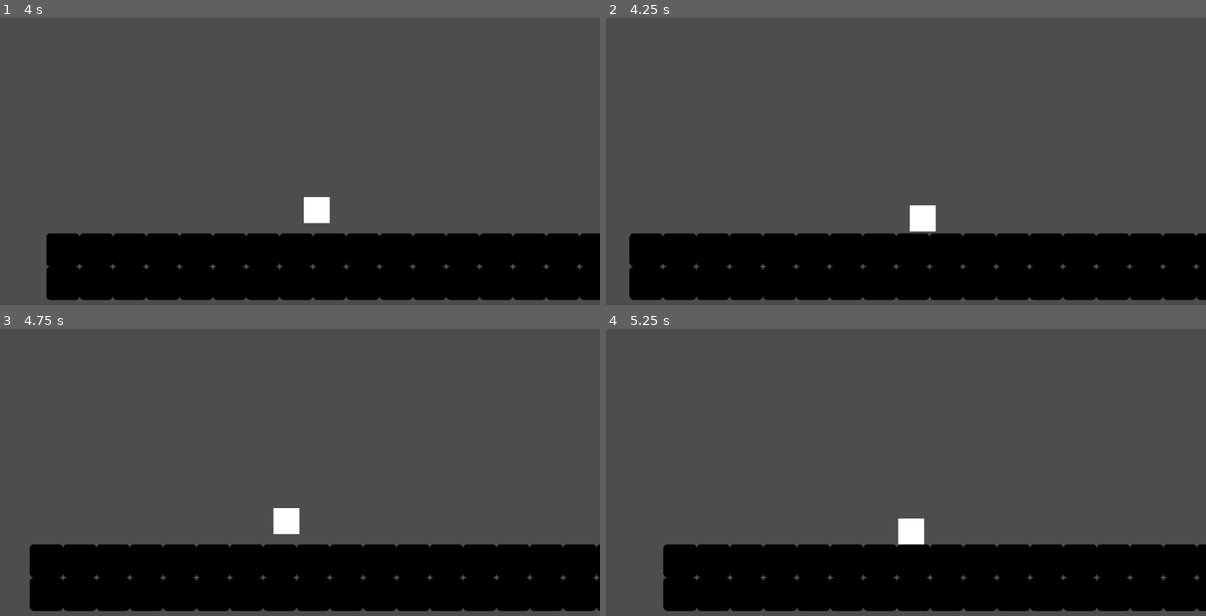
Above: before the commit, frames 1-4 (two rows, left to right).
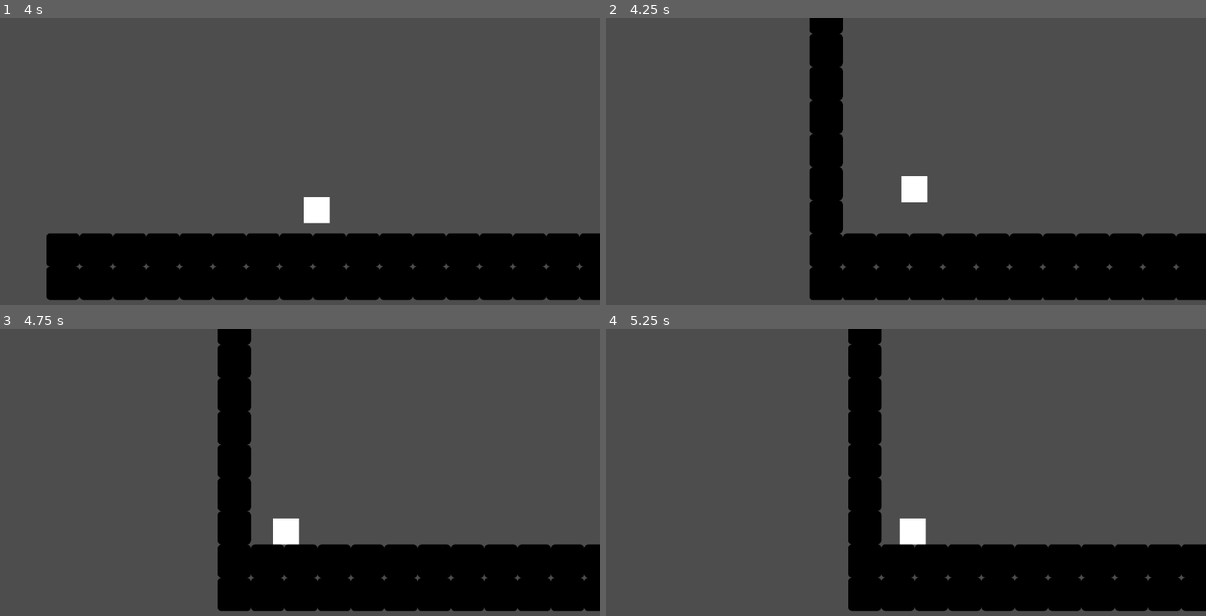
Above: after the commit, the same moments.

Repository: LitheFulminare/Operation-Venulysian
Game: Godot game, scene res://Game scenes/Landing Site/Landing Site.tscn
Two runs of this game, one before a commit and one after it. Both use one fixed random seed, a clock stepped at 60 frames per second and the inputs below. This scene is started directly instead of the project's main scene. The engine's default icon, where the game draws it, is replaced by a stand-in: a white triangle on a blue panel in a dark square.
Inputs (mouse positions are in pixels of both pictures, inside the frame that each line leads up to):
- Up to frame 1 (4 s): move the mouse to (432, 170) at 0.52 s; hold D (Right) 0.53-2.03 s; tap Shift (Dash) at 0.6, 2.85 s; tap W (Up) at 0.77, 1.52, 3.02, 3.77 s; move the mouse to (180, 204) at 1.27 s; tap F (Grappling Hook) at 1.35, 3.6 s; move the mouse to (360, 112) at 2.02 s; hold A (Left) 2.03-2.78 s; click (360, 112) at 2.1 s; move the mouse to (270, 253) at 2.77 s; hold D (Right) from 2.78 s (still down); move the mouse to (480, 236) at 3.52 s
- Up to frame 2 (4.25 s): keep holding D (Right)
- Up to frame 3 (4.75 s): move the mouse to (120, 446) at 4.27 s; release D (Right) at 4.28 s; hold A (Left) from 4.28 s (still down); click (120, 446) at 4.35 s; tap W (Up) at 4.52 s
- Up to frame 4 (5.25 s): move the mouse to (936, 498) at 5.02 s; release A (Left) at 5.03 s; hold D (Right) from 5.03 s (still down); tap Shift (Dash) at 5.1 s

Frame 1 is identical in both runs. In frame 2, 12% of the frame differs, in the area x 3-99%, y 0-99%; in frame 3, 12%; in frame 4, 12%.

Commit message:
change scene when interacting with scene changer

Diff:
--- a/Operation Venulysian/Game scenes/Landing Site/Landing Site.tscn
+++ b/Operation Venulysian/Game scenes/Landing Site/Landing Site.tscn
@@ -1,8 +1,9 @@
-[gd_scene load_steps=6 format=4 uid="uid://bqyyaluluokyf"]
+[gd_scene load_steps=7 format=4 uid="uid://bqyyaluluokyf"]
 
 [ext_resource type="PackedScene" uid="uid://b1vtmnwr2sk4q" path="res://Player/player.tscn" id="1_f0vtq"]
 [ext_resource type="Texture2D" uid="uid://c1t3pshnpfysr" path="res://icon.svg" id="2_v26x4"]
 [ext_resource type="PackedScene" uid="uid://3elr0wn6rviu" path="res://Map Elements/Triggers/Scene Changer/Scene Changer.tscn" id="3_v26x4"]
+[ext_resource type="PackedScene" uid="uid://d0jw7un8xrfh" path="res://Game scenes/Prototyping.tscn" id="4_1rfri"]
 
 [sub_resource type="TileSetAtlasSource" id="TileSetAtlasSource_1rfri"]
 texture = ExtResource("2_v26x4")
@@ -29,5 +30,6 @@
 [node name="SceneChanger" parent="." instance=ExtResource("3_v26x4")]
 position = Vector2(1237, 623)
 collision_layer = 1
+target_scene = ExtResource("4_1rfri")
 
 [connection signal="body_entered" from="SceneChanger" to="SceneChanger" method="_on_body_entered"]
--- a/Operation Venulysian/Map Elements/Triggers/Scene Changer/scene_changer.gd
+++ b/Operation Venulysian/Map Elements/Triggers/Scene Changer/scene_changer.gd
@@ -3,4 +3,4 @@
 @export var target_scene: PackedScene
 
 func _on_body_entered(body: Node2D) -> void:
-	print("Player entered")
+	GameManager.go_to_scene(target_scene.resource_path)
--- a/Operation Venulysian/project.godot
+++ b/Operation Venulysian/project.godot
@@ -18,6 +18,7 @@
 [autoload]
 
 PlayerVars="*res://Player/player_vars.gd"
+GameManager="*res://Misc/game_manager.gd"
 
 [display]
 
